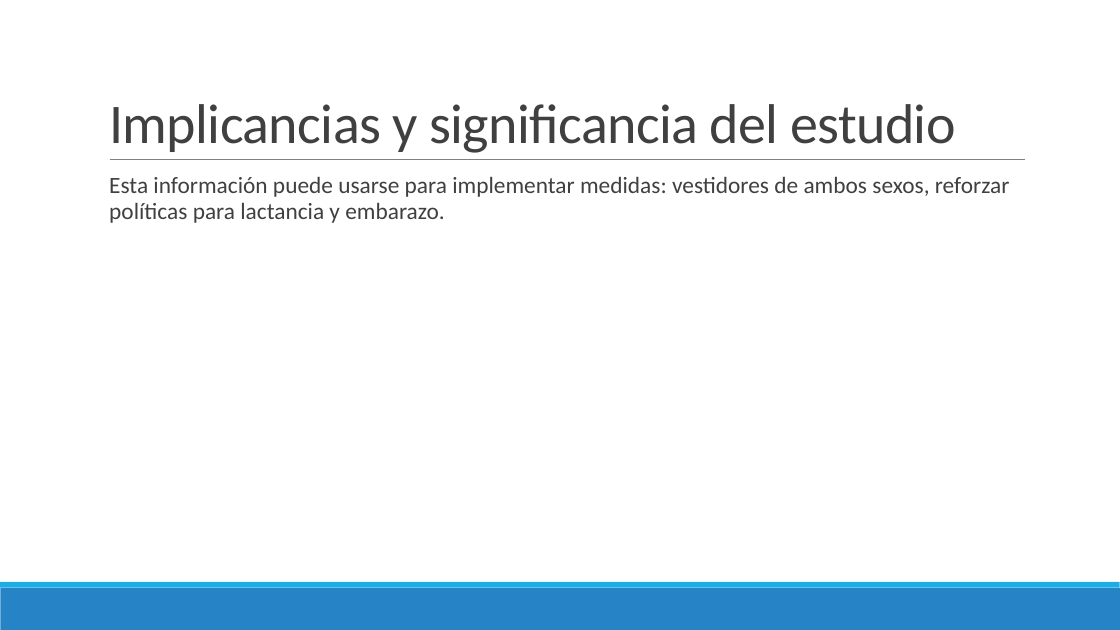
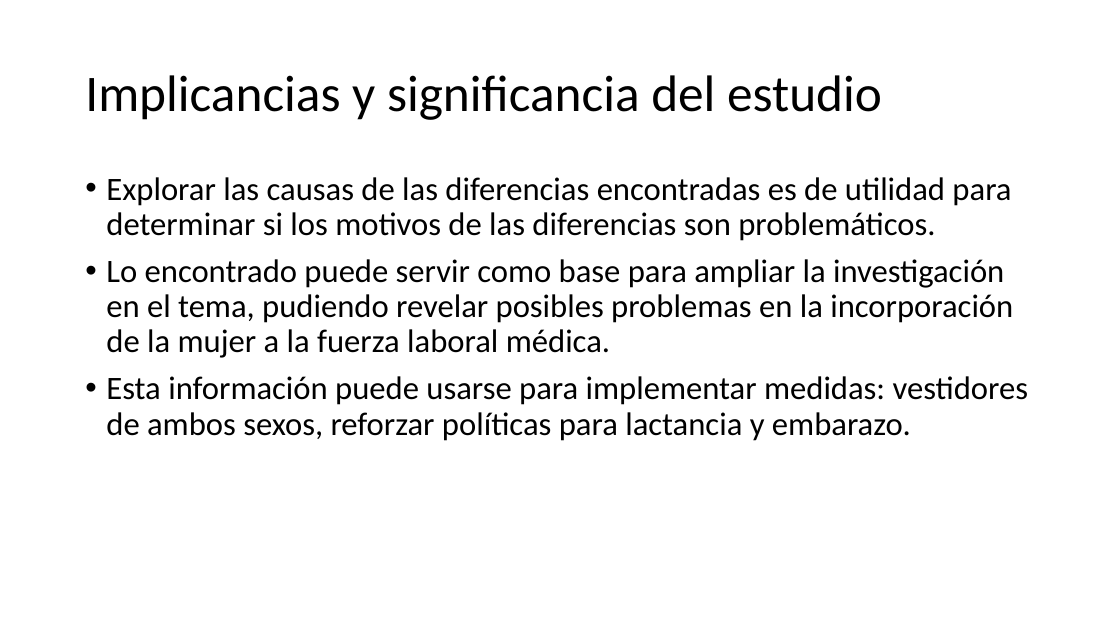
Before and after one commit to danimedi/tesis_genero_especialidades, a slide deck: slide 65 of doc/diapositivas_sustentacion_tesis.pptx (slide 66 before the commit). Drawn at 1120x630 pixels with LibreOffice and Linux fonts; fonts in the diff are those of the drawing; background and template pictures are left out. Boxes give left, top, right and bottom in pixels: in the first picture for what was removed or moved away, otherwise in the second. Text is boxed around its words. In the diff, an @@ line names an element or a change of style, - is before the commit and + after.

```diff
--- a/doc/diapositivas_sustentacion_tesis.pptx
+++ b/doc/diapositivas_sustentacion_tesis.pptx
@@ title "Implicancias y significancia del estudio": place and size @@
-title "Implicancias y significancia del estudio" at [109, 104, 955, 153]
+title "Implicancias y significancia del estudio" at [85, 75, 882, 120]
@@ title "Implicancias y significancia del estudio" at [85, 75, 882, 120]: size 48 to 44 pt, text colour #404040 to #000000, letter spacing -0.5 to 0 pt; line spacing 0.85 to 0.9; vertical alignment bottom to middle @@
@@ text at [106, 177, 1013, 358]: paragraphs added @@
+• Explorar las causas de las diferencias encontradas es de utilidad para determinar si los motivos de las diferencias son problemáticos.
+• Lo encontrado puede servir como base para ampliar la investigación en el tema, pudiendo revelar posibles problemas en la incorporación de la mujer a la fuerza laboral médica.
@@ line removed from (110, 160) to (1026, 160) @@
@@ text at [106, 376, 1028, 441]: size 20 to 28 pt, text colour #404040 to #000000 in "Esta información puede usarse para implementar medidas: ..."; bullet   to •; less space between paragraphs @@
@@ rectangle removed at [0, 588, 1120, 630] @@
@@ rectangle removed at [0, 582, 1120, 588] @@
```
Also in this commit, not shown: 64 other slides changed, 6 slides added, 7 slides removed.
